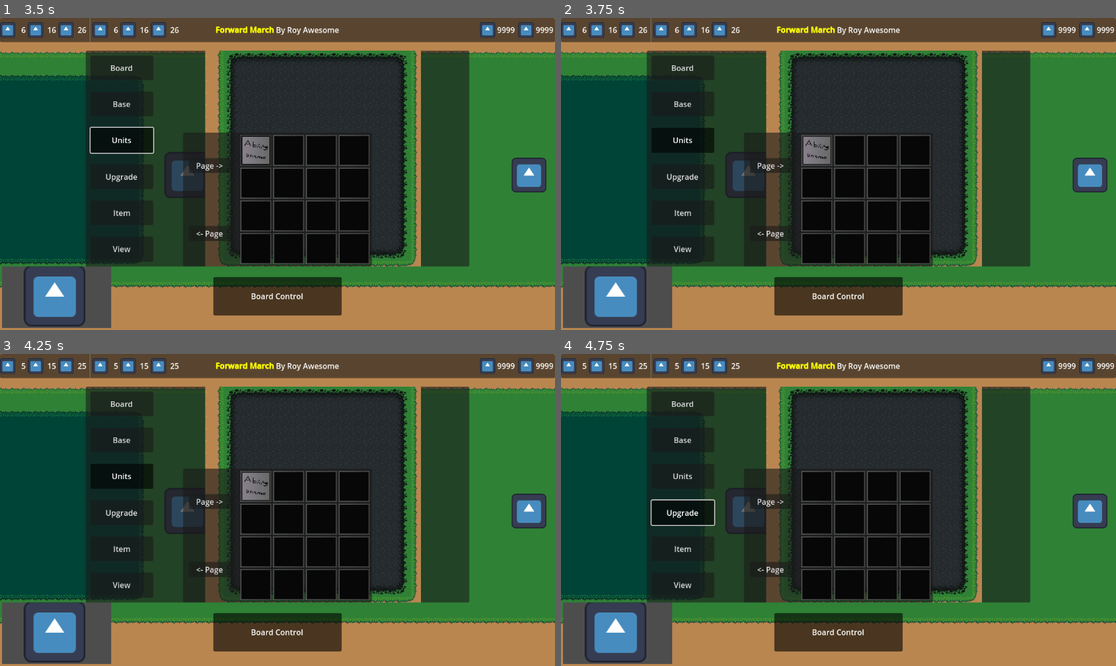
Above: before the commit, frames 1-4 (two rows, left to right).
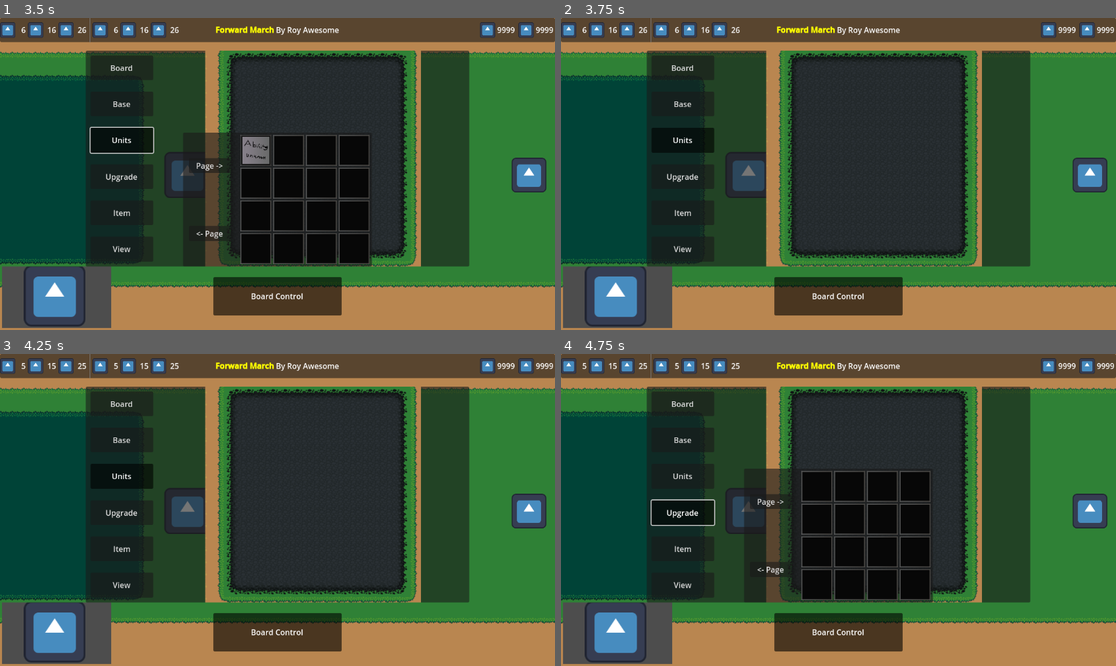
Above: after the commit, the same moments.

Repository: RoyAwesome/forwardmarch
Game: Godot game, scene res://Scenes/GameScene.tscn
The game is run twice, just before and just after one commit, with the same random seed, the same clock (stepped at 60 frames per second) and the same inputs. The engine's default icon, where the game draws it, is replaced by a stand-in: a white triangle on a blue panel in a dark square.
Inputs (mouse positions are in pixels of both pictures, inside the frame that each line leads up to):
- Up to frame 1 (3.5 s): click "Board Control" at 0.5 s; click "Board" at 1.25 s; click "Base" at 2 s; click "Units" at 2.75 s
- Up to frame 2 (3.75 s): click (816, 149) at 3.5 s
- Up to frame 3 (4.25 s): no input
- Up to frame 4 (4.75 s): click "Upgrade" at 4.25 s

Frame 1 is identical in both runs. In frame 2, 12% of the frame differs, in the area x 33-68%, y 36-80%; in frame 3, 12%; in frame 4, nothing differs.

Commit message:
Activate Abilities and script abilities
Abilities now have a run() coroutine that they can listen and wait for events on, and do work like wait for confirmation of input.

Diff:
--- a/Scenes/GameScene.tscn
+++ b/Scenes/GameScene.tscn
@@ -282,4 +282,5 @@
 [connection signal="toggled" from="BoardPanel/HBoxContainer/VBoxContainer/MarginContainer4/ItemButton" to="." method="_on_board_button_toggled" binds= [4]]
 [connection signal="toggled" from="BoardPanel/HBoxContainer/VBoxContainer/MarginContainer5/ViewButton" to="." method="_on_board_button_toggled" binds= [5]]
 [connection signal="gui_input" from="BoardPanel/HBoxContainer/Container/HBoxContainer/BoardView" to="." method="_on_board_view_gui_input"]
+[connection signal="ability_wants_run" from="BoardPanel/ButtonGrid" to="." method="_on_button_grid_ability_wants_run"]
 [connection signal="timeout" from="WaveTimer" to="." method="_on_wave_timer_timeout"]
--- a/Scenes/UI/ability_button.gd
+++ b/Scenes/UI/ability_button.gd
@@ -1,5 +1,7 @@
 class_name AbilityButton
 extends NinePatchRect
+
+signal ability_want_execute(Button : AbilityButton)
 
 var BoundAbility : BaseAbility:
 	set(value):
@@ -19,6 +21,5 @@
 	BoundAbility = null
 
 func _on_button_pressed() -> void:
-	pass # Replace with function body.
-	#Get the current force
-	# Execute the ability on the force
+	if BoundAbility:
+		ability_want_execute.emit(self)
--- a/Scenes/UI/button_grid.gd
+++ b/Scenes/UI/button_grid.gd
@@ -2,6 +2,8 @@
 extends PanelContainer
 
 var AbilityButtonScene : PackedScene = preload("res://Scenes/UI/AbilityButton.tscn")
+
+signal ability_wants_run(ability : BaseAbility, button : AbilityButton)
 
 var BoundAbilitySet : AbilitySet:
 	set(value):
@@ -18,3 +20,8 @@
 				for c in %GridContainer.get_children():
 					var ability_button = c as AbilityButton
 					ability_button.BoundAbility = null
+
+func _ready() -> void:
+	for c in %GridContainer.get_children():
+		c.ability_want_execute.connect(func(button : AbilityButton):
+			ability_wants_run.emit(button.BoundAbility, button))
--- a/Scripts/Ability/BaseAbility.gd
+++ b/Scripts/Ability/BaseAbility.gd
@@ -1,6 +1,8 @@
 @tool
 class_name BaseAbility
 extends Resource
+
+const AbilityRunner = preload("res://Scripts/AbilityRunner.gd")
 
 #todo
 
@@ -20,3 +22,6 @@
 	Attack
 }
 @export var DisplayMode : DisplayModeEnum
+
+func run(ability_instance : AbilityRunner.AbilityInstance):
+	pass
--- a/Scripts/Ability/BuildUnitAbility.gd
+++ b/Scripts/Ability/BuildUnitAbility.gd
@@ -6,3 +6,14 @@
 
 #todo - Allow the player to select a unit,
 # then when a valid placement is made on the board, place that unit on the board
+func run(ability_instance : AbilityRunner.AbilityInstance):
+	print("Build Unit Ability")
+	var force : Force = ability_instance.Runner.Host as Force
+	if not force:
+		push_error("Build Unit ability was called by something other than a force")
+		return
+	#place the unit on the user's cursor
+
+	#wait for input that either succeeded or canceled
+	var input_event : InputEvent = await force.force_input_pressed
+	print(input_event.as_text())
--- /dev/null
+++ b/Scripts/AbilityRunner.gd
@@ -0,0 +1,24 @@
+class_name AbilityRunner
+extends Resource
+
+var Host
+
+func _init(host) -> void:
+	assert(host)
+	Host = host
+
+class AbilityInstance:
+	var Target : Object
+	var Runner : AbilityRunner
+	var Ability : BaseAbility
+
+func run_ability(ability : BaseAbility, target : Object = null):
+	if not ability:
+		push_error("Must call RunAbility with a valid ability")
+		return
+	var instance : AbilityInstance = AbilityInstance.new()
+	instance.Runner = self
+	instance.Ability = ability
+	instance.Target = target
+	print_debug("Running Ability %s" % ability.get_class())
+	await ability.run(instance)
--- a/Scripts/Force.gd
+++ b/Scripts/Force.gd
@@ -6,6 +6,10 @@
 var OwningTeam : Team
 var OwningBoard : Board
 
+var Abilities : AbilityRunner
+
+signal force_input_pressed(input : InputEvent)
+
 var ForceAbilities : Dictionary = {
 	"Units" : preload("res://Units/AbilitySets/ForceUnitAbilities.tres")
 }
@@ -13,3 +17,4 @@
 func _init(player_id : int, on_team : Team):
 	PlayerID = player_id
 	OwningTeam = on_team
+	Abilities = AbilityRunner.new(self)
--- a/Scripts/GameScene.gd
+++ b/Scripts/GameScene.gd
@@ -57,6 +57,7 @@
 
 	var PlayerBoard : Board = BoardScene.instantiate()
 	PlayerBoard.name = "Player %d Board" % player_id
+	PlayerBoard.OwningForce = force
 
 	viewport.add_child.call_deferred(PlayerBoard)
 
@@ -125,3 +126,10 @@
 		var parent_viewport = CurrentViewedBoard.get_parent() as Viewport
 		if(parent_viewport):
 			parent_viewport.push_input(event)
+
+
+func _on_button_grid_ability_wants_run(ability: BaseAbility, button: AbilityButton) -> void:
+	#lower the panel
+	%ButtonGrid.visible = false
+	#run the ability
+	get_current_player().Abilities.run_ability(ability)
--- a/Scripts/board.gd
+++ b/Scripts/board.gd
@@ -10,4 +10,5 @@
 	$Camera2D.make_current()
 
 func _input(event: InputEvent) -> void:
-	print("board sees " + event.as_text())
+	if(OwningForce):
+		OwningForce.force_input_pressed.emit(event)
